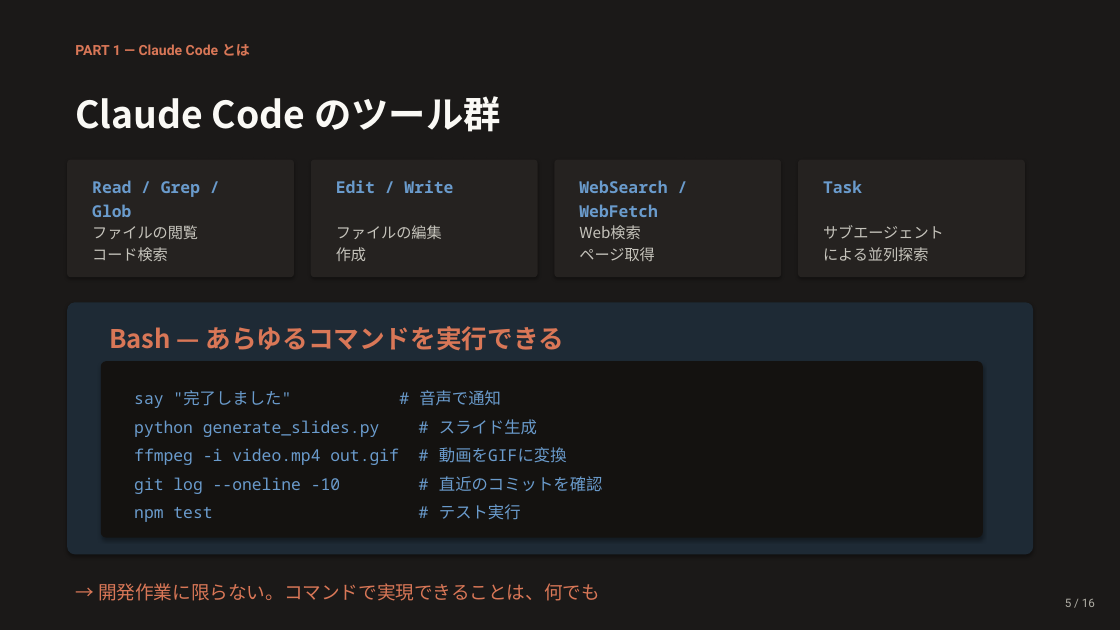
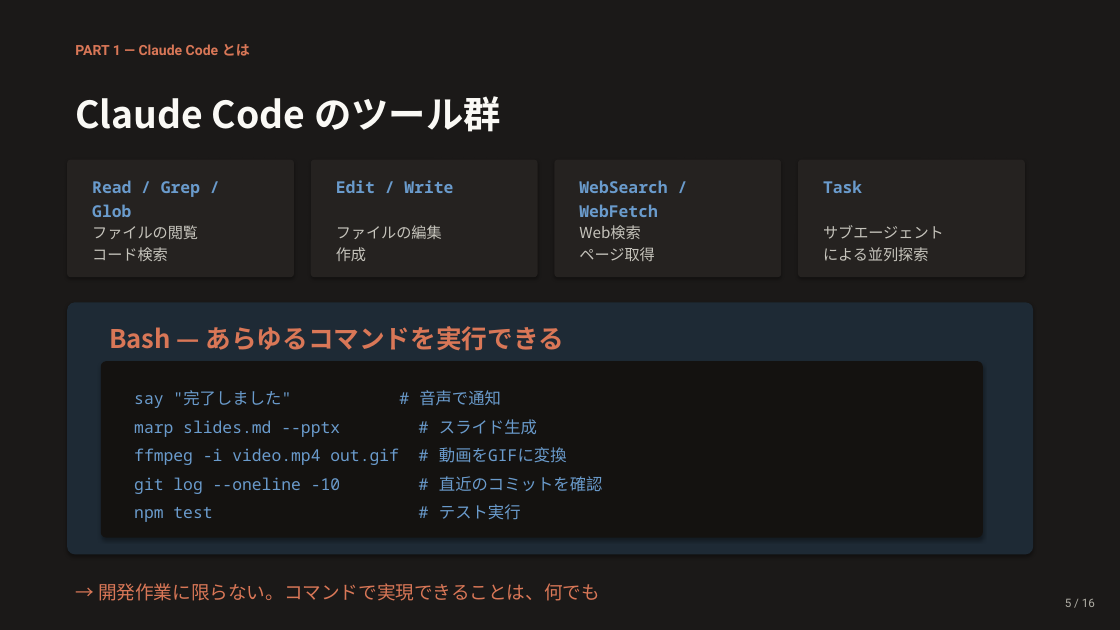
Before and after one commit to Ischca/zenn, a slide deck: slide 5 of slides/session1.pptx. Drawn at 1120x630 pixels with LibreOffice and Linux fonts; fonts in the diff are those of the drawing. Boxes give left, top, right and bottom in pixels: in the first picture for what was removed or moved away, otherwise in the second. Text is boxed around its words. In the diff, an @@ line names an element or a change of style, - is before the commit and + after.

```diff
--- a/slides/session1.pptx
+++ b/slides/session1.pptx
@@ text at (134, 419, 537, 437): text changed @@
-python generate_slides.py # スライド生成
+marp slides.md --pptx # スライド生成
```
Also in this commit, not shown: 2 other files.
